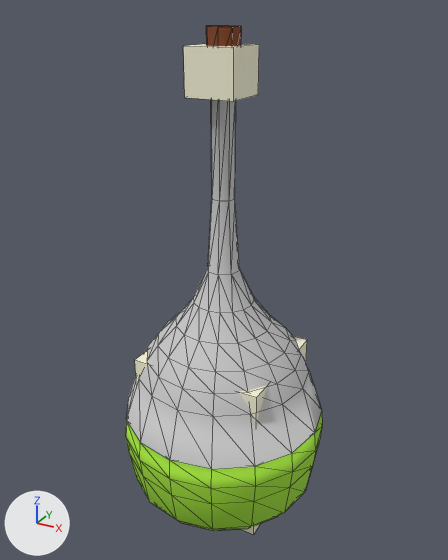
A saved change to the FBX model Assets/Template/Meshes/Flask.FBX.
Both versions are drawn from a camera (50 mm lens) standing at (0.153, -0.277, 0.282) and looking at (-0.001, 0.002, 0.143). Lighting does not change. The marker at lower left points along +X, +Y and +Z. Mesh edges are drawn as thin lines. Where no turn or scale is listed for an object, it has been applied to the vertices. Vertices at the same position are counted once.

Names of what the first picture shows: 'Bone01', 'Bone02', 'Bone03', 'Flask'.
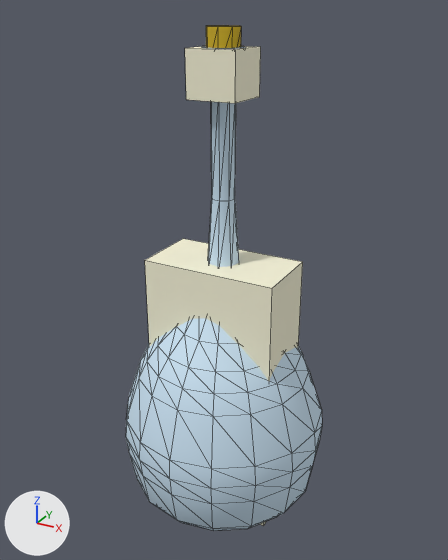
Where the change shows, as pixel boxes (x1, y1, x2, y2) in the pictures (448 x 560 px):
'Flask', recoloured, reshaped
    both: (126, 26, 322, 531)
'Bone02', mesh turned, moved
    before: (135, 336, 307, 424)
    after: (145, 239, 303, 381)
'Bone03', moved
    before: (183, 44, 259, 101)
    after: (185, 46, 261, 103)
'Bone01', moved
    before: (241, 524, 260, 535)
    after: (260, 521, 266, 526)
part 1 of me_mesh, recoloured (green to blue)
    both: (126, 410, 322, 531)

The change, as a list of edits to the scene's bpy script:
```text
Change mat_glass:
    mat_glass.base_color: (0.588, 0.588, 0.588) -> (0.588, 0.757, 0.89)  # light grey #cacaca -> blue #cae2f2
Change mat_wood:
    mat_wood.base_color: (0.157, 0.0314, 0.0) -> (0.435, 0.298, 0.0)  # brown #6e3200 -> yellow #b09400
Change me_mesh:
    used by ob_flask; location = (0.0, 0.0, 0.0)
    remove me_mesh.from_pydata(...)  # 256 vertices, 512 faces; spans x -0.06..0.06, y -0.06..0.06, z 0.0..0.274
    add me_mesh.from_pydata(...)  # 472 vertices, 920 faces; spans x -0.06..0.06, y -0.06..0.06, z 0.0..0.274
    me_mesh part 1: 206 faces spanning x -0.06..0.06, y -0.06..0.06, z 0.0..0.062 switch from mat_liquid (green #a2e238) to mat_glass (blue #cae2f2)
Change me_mesh_002:
    where me_mesh_002.from_pydata(...)  # 8 vertices, 6 faces; spans x -0.0385..0.0385, y -0.0344..0.0344, z -0.0199..0.0199
    used by ob_bone02; location = (0.0, 0.0, 0.0795)
    me_mesh_002 part 2: the whole mesh is turned -90 degrees about the x axis through its middle, then moved by (0.0, 0.0, 0.0344)
Change ob_bone03:
    ob_bone03.location: (-0.0006, -0.0003, 0.254) -> (0.0, 0.0, 0.253)
Change ob_bone01:
    ob_bone01.location: (0.0, 0.0, 0.026) -> (-0.0002, -0.0003, 0.0)
Change ob_bone02:
    ob_bone02.location: (0.0, 0.0, 0.0795) -> (0.0, 0.0, 0.0863)
```
